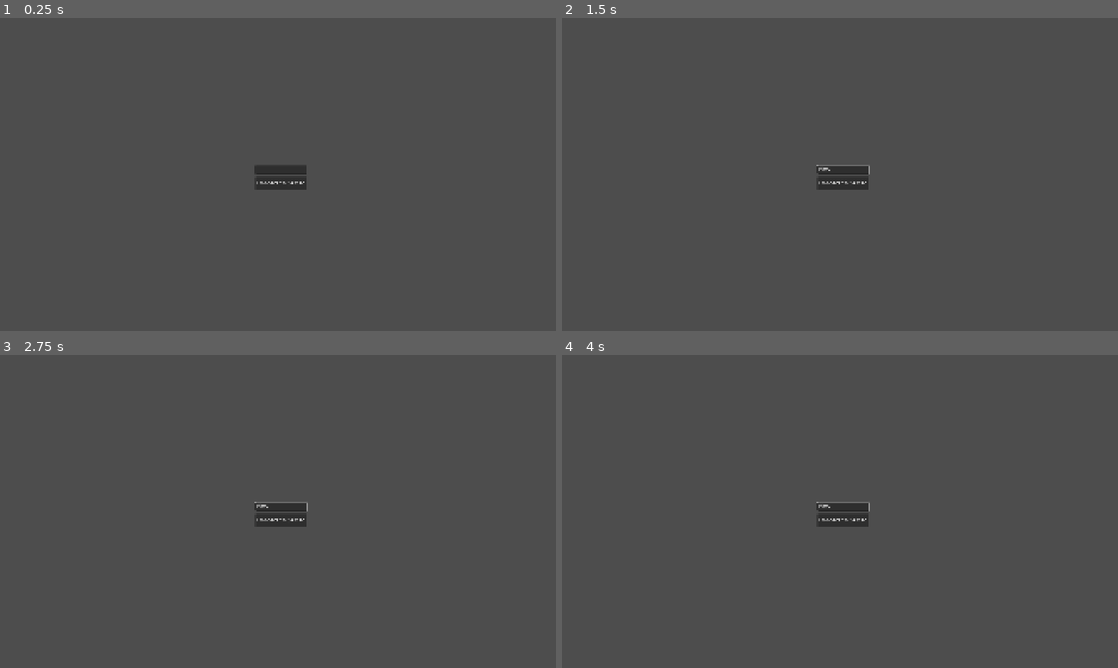
Above: before the commit, frames 1-4 (two rows, left to right).
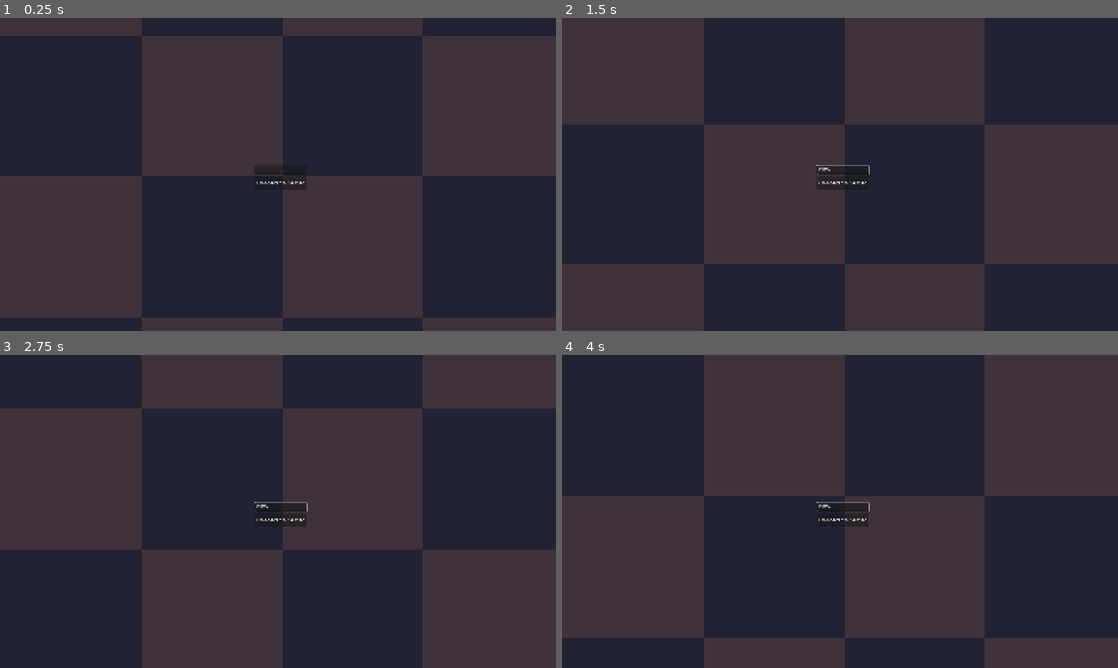
Above: after the commit, the same moments.

Repository: Leikode/go-fish-diferenciado
Game: Godot game, scene res://ui/login/login.tscn
The game is run twice, just before and just after one commit, with the same random seed, the same clock (stepped at 60 frames per second) and the same inputs.
Inputs (mouse positions are in pixels of both pictures, inside the frame that each line leads up to):
- Up to frame 1 (0.25 s): no input
- Up to frame 2 (1.5 s): click (845, 168) at 0.52 s; type "Alex" at 0.6 s; move the mouse to (962, 158) at 1.27 s; click (962, 158) at 1.42 s
- Up to frame 3 (2.75 s): move the mouse to (166, 527) at 2.02 s; click (166, 527) at 2.17 s
- Up to frame 4 (4 s): move the mouse to (895, 442) at 2.77 s; click (895, 442) at 2.92 s; move the mouse to (812, 574) at 3.52 s; click (812, 574) at 3.67 s

The runs differ from the first frame. In frame 1, 99% of the frame differs, in the area x 0-100%, y 0-100%; in frame 2, 99%; in frame 3, 99%; in frame 4, 99%.

Commit message:
feat: add end game message and add background to login and lobby ui

Diff:
--- a/common/network/network_message_builder.gd
+++ b/common/network/network_message_builder.gd
@@ -27,3 +27,7 @@
 
 static func report_number_of_cards(from: int, number_of_cards: int, points: int) -> Dictionary:
 	return { "action": "number_of_cards", "from": from, "value": number_of_cards, "points": points, "to": "others" }
+
+
+static func end_game(winners: Array[String]) -> Dictionary:
+	return { "action": "end_game", "to": "all", "winners": winners }
--- a/entities/player/hand/render_hand_component.gd
+++ b/entities/player/hand/render_hand_component.gd
@@ -4,7 +4,6 @@
 @onready var cards_texture: Texture2D = preload("res://entities/cards/art/Pixel_Playing_Card_Set_updated.svg")
 @onready var card_shader: Shader = preload("res://entities/cards/art/card.gdshader")
 
-var _cards: Array[CardData] = []
 var _card_cache := { }
 
 @export var hand_curve: Curve
@@ -71,25 +70,21 @@
 
 
 func receive_cards(cards: Array[CardData], deck_manager: DeckManager) -> void:
-	_cards = cards
+	_parent.hand = cards
 	render_hand(deck_manager)
 
 
-func add_card(from: int, card: CardData, deck_manager: DeckManager) -> Array[CardData]:
-	_cards.append(card)
-
-	return _cards
+func add_card(from: int, card: CardData, deck_manager: DeckManager) -> void:
+	_parent.hand.append(card)
 
 
-func remove_card(from: int, card: CardData, deck_manager: DeckManager) -> Array[CardData]:
-	_cards = _cards.filter(func(c): return c.to_key() != card.to_key())
-
-	return _cards
+func remove_card(from: int, card: CardData, deck_manager: DeckManager) -> void:
+	_parent.hand = _parent.hand.filter(func(c): return c.to_key() != card.to_key())
 
 
 func update_hand(cards: Array[CardData], deck_manager: DeckManager) -> void:
-	_cards = cards
-	_cards.sort_custom(func(a, b): return a.number < b.number)
+	_parent.hand = cards
+	_parent.hand.sort_custom(func(a, b): return a.number < b.number)
 	render_hand(deck_manager)
 
 
@@ -98,7 +93,7 @@
 		child.queue_free()
 
 	var card_size: Vector2i = deck_manager.get_card_size()
-	var count: int = _cards.size()
+	var count: int = _parent.hand.size()
 
 	hand_width = (count * card_size.x * GameConstants.SCALE_MULTIPLIER) + ((count - 1.) * x_sep)
 
@@ -112,7 +107,7 @@
 	var new_side_offset: float = ((viewport_size.x - hand_width + (card_size.x * GameConstants.SCALE_MULTIPLIER)) / 2.)
 
 	for i in count:
-		var card: CardData = _cards[i]
+		var card: CardData = _parent.hand[i]
 		var rect_origin: Vector2i = deck_manager.get_rect_for(card)
 		var region: Rect2 = Rect2(rect_origin, card_size)
 
--- a/entities/player/player_manager.gd
+++ b/entities/player/player_manager.gd
@@ -9,6 +9,8 @@
 @onready var inspect_hand_component: InspectHandComponent = %InspectHandComponent
 @onready var player_hand: PlayerHand = %PlayerHand
 
+var hand: Array[CardData] = []
+
 
 func _ready() -> void:
 	render_hand_component.setup(self)
@@ -17,11 +19,11 @@
 
 
 func receive_cards(cards: Array[CardData], deck_manager: DeckManager) -> void:
-	cards = _check_for_points(cards)
-	render_hand_component.receive_cards(cards, deck_manager)
+	var result: Array[CardData] = _check_for_points(cards)
+	render_hand_component.receive_cards(result, deck_manager)
 	player_hand.reset_signals()
 	NetworkManager.send(
-		NetworkMessageBuilder.report_number_of_cards(GameState.local_player_id, cards.size(), points),
+		NetworkMessageBuilder.report_number_of_cards(GameState.local_player_id, hand.size(), points),
 	)
 
 
@@ -46,8 +48,8 @@
 
 
 func add_card(from: int, card: CardData, deck_manager: DeckManager) -> void:
-	var cards: Array[CardData] = render_hand_component.add_card(from, card, deck_manager)
-	var result: Array[CardData] = _check_for_points(cards)
+	render_hand_component.add_card(from, card, deck_manager)
+	var result: Array[CardData] = _check_for_points(hand)
 	render_hand_component.update_hand(result, deck_manager)
 	NetworkManager.send(
 		NetworkMessageBuilder.report_number_of_cards(GameState.local_player_id, result.size(), points),
@@ -55,10 +57,10 @@
 
 
 func remove_card(from: int, card: CardData, deck_manager: DeckManager) -> void:
-	var cards: Array[CardData] = render_hand_component.remove_card(from, card, deck_manager)
-	render_hand_component.update_hand(cards, deck_manager)
+	render_hand_component.remove_card(from, card, deck_manager)
+	render_hand_component.update_hand(hand, deck_manager)
 	NetworkManager.send(
-		NetworkMessageBuilder.report_number_of_cards(GameState.local_player_id, cards.size(), points),
+		NetworkMessageBuilder.report_number_of_cards(GameState.local_player_id, hand.size(), points),
 	)
 
 
--- a/project.godot
+++ b/project.godot
@@ -25,7 +25,7 @@
 
 window/size/viewport_width=1920
 window/size/viewport_height=1080
-window/size/mode=2
+window/size/mode=3
 window/stretch/mode="canvas_items"
 
 [physics]
--- a/ui/board/board_manager.gd
+++ b/ui/board/board_manager.gd
@@ -126,6 +126,10 @@
 				msg.get("card"),
 				msg.get("accepted"),
 			)
+		"end_game":
+			_handle_end_game(
+				msg.get("winners", []),
+			)
 
 
 func _handle_start_hand(hand_keys: Array) -> void:
@@ -148,6 +152,24 @@
 	opponent.display_number_of_cards(
 		player_id_to_direction[(GameState.local_player_id - opponent_id + 4) % 4],
 	)
+
+	if GameState.is_host():
+		var total_number_of_cards: int = _local_player.hand.size()
+		var max_points: int = _local_player.points
+		var winners: Array[String] = [_local_player.player_name]
+		for opponent_node in _opponents.values():
+			if opponent_node.points > max_points:
+				winners.clear()
+				max_points = opponent_node.points
+				winners.append(opponent_node.opponent_name)
+			elif opponent_node.points == max_points:
+				winners.append(opponent_node.opponent_name)
+			total_number_of_cards += opponent_node.number_of_cards
+
+		if total_number_of_cards == 0:
+			NetworkManager.send(
+				NetworkMessageBuilder.end_game(winners),
+			)
 
 
 func _set_board_shader_direction(current_player_id: int):
@@ -246,6 +268,14 @@
 			render_game_state_manager.show_buyed_card(parsed_card, from_name, to_name, player_in_turn)
 
 
+func _handle_end_game(winners: Array) -> void:
+	render_game_state_manager.show_end_game(winners)
+
+	await get_tree().create_timer(5.5).timeout
+
+	get_tree().change_scene_to_file("res://ui/login/login.tscn")
+
+
 func _on_player_left(player_id: int, _name: String) -> void:
 	get_tree().change_scene_to_file("res://ui/login/login.tscn")
 
--- a/ui/board/game_state/render_game_state_manager.gd
+++ b/ui/board/game_state/render_game_state_manager.gd
@@ -4,6 +4,7 @@
 @export var from_label: Label
 @export var to_label: Label
 @export var player_turn: Label
+@export var end_game_label: Label
 
 @onready var cards_texture: Texture2D = preload("res://entities/cards/art/Pixel_Playing_Card_Set_updated.svg")
 @onready var card_shader: Shader = preload("res://entities/cards/art/card.gdshader")
@@ -18,6 +19,7 @@
 	from_label.text = ""
 	to_label.text = ""
 	player_turn.text = ""
+	end_game_label.text = ""
 	parent = board_manager
 	deck_manager = parent.deck_manager
 	viewport_size = get_viewport().get_visible_rect().size
@@ -59,6 +61,18 @@
 	from_label.text = ""
 
 
+func show_end_game(winners: Array) -> void:
+	for child in get_children():
+		if child.name != end_game_label.name:
+			child.queue_free()
+
+	var end_game_message: String = "Vencedor(es):\n"
+	for winner in winners:
+		end_game_message += "%s\n" % winner
+
+	end_game_label.text = end_game_message
+
+
 func _animate_buy_card(card: CardData, name_from: String, name_to: String, player_in_turn: int) -> void:
 	var sprite_size: Vector2i = deck_manager.get_card_size()
 	var rect_origin: Vector2i = deck_manager.get_rect_for(card)
@@ -85,10 +99,12 @@
 
 	await get_tree().create_timer(1.5).timeout
 
-	from_label.text = ""
-	to_label.text = ""
-
-	sprite.queue_free()
+	if !from_label.is_queued_for_deletion():
+		from_label.text = ""
+	if !to_label.is_queued_for_deletion():
+		to_label.text = ""
+	if !sprite.is_queued_for_deletion():
+		sprite.queue_free()
 
 	if player_in_turn == GameState.local_player_id:
 		parent.activate_selection.emit()
--- a/ui/board/game_state/render_game_state_manager.tscn
+++ b/ui/board/game_state/render_game_state_manager.tscn
@@ -3,7 +3,7 @@
 [ext_resource type="Script" uid="uid://8b23pciuaqad" path="res://ui/board/game_state/render_game_state_manager.gd" id="1_q1qwn"]
 [ext_resource type="Theme" uid="uid://djep1pu4ak2s7" path="res://common/fonts/game_font.tres" id="2_bxlmd"]
 
-[node name="RenderGameStateManager" type="Control" unique_id=1650256839 node_paths=PackedStringArray("from_label", "to_label", "player_turn")]
+[node name="RenderGameStateManager" type="Control" unique_id=1650256839 node_paths=PackedStringArray("from_label", "to_label", "player_turn", "end_game_label")]
 layout_mode = 3
 anchors_preset = 0
 offset_top = 200.0
@@ -12,6 +12,20 @@
 from_label = NodePath("From")
 to_label = NodePath("To")
 player_turn = NodePath("PlayerTurn")
+end_game_label = NodePath("EndGame")
+
+[node name="EndGame" type="Label" parent="." unique_id=1728857168]
+clip_contents = true
+custom_minimum_size = Vector2(96, 32)
+layout_mode = 0
+offset_left = 875.0
+offset_top = 282.0
+offset_right = 1045.0
+offset_bottom = 366.0
+theme = ExtResource("2_bxlmd")
+text = "Vencedor(es):"
+horizontal_alignment = 1
+text_overrun_behavior = 3
 
 [node name="From" type="Label" parent="." unique_id=382190532]
 clip_contents = true
--- a/ui/lobby/lobby.tscn
+++ b/ui/lobby/lobby.tscn
@@ -3,6 +3,7 @@
 [ext_resource type="Script" uid="uid://od2x4tpq5mx4" path="res://ui/lobby/lobby.gd" id="1_l4sf2"]
 [ext_resource type="Theme" uid="uid://djep1pu4ak2s7" path="res://common/fonts/game_font.tres" id="2_rdn6r"]
 [ext_resource type="FontFile" uid="uid://dcf7mnch1fl7w" path="res://common/fonts/PoLigon-Yqxvv.otf" id="3_8l8ni"]
+[ext_resource type="Shader" uid="uid://cofttgxyow0ua" path="res://ui/board/board_bg.gdshader" id="4_kamvt"]
 
 [sub_resource type="Theme" id="Theme_8l8ni"]
 default_font = ExtResource("3_8l8ni")
@@ -11,6 +12,14 @@
 [sub_resource type="Theme" id="Theme_kamvt"]
 default_font = ExtResource("3_8l8ni")
 default_font_size = 18
+
+[sub_resource type="ShaderMaterial" id="ShaderMaterial_qp8cv"]
+shader = ExtResource("4_kamvt")
+shader_parameter/first_color = Color(0.13042137, 0.13296095, 0.20294157, 1)
+shader_parameter/second_color = Color(0.25024596, 0.1980657, 0.23234391, 1)
+shader_parameter/square_size = 84.7690039790275
+shader_parameter/speed = 0.50000002375
+shader_parameter/direction = Vector2(0, 1)
 
 [node name="Lobby" type="Control" unique_id=562661937]
 layout_mode = 3
@@ -49,3 +58,17 @@
 offset_right = 1077.0
 offset_bottom = 664.0
 theme = SubResource("Theme_kamvt")
+
+[node name="CanvasLayer" type="CanvasLayer" parent="." unique_id=501988330]
+process_mode = 4
+layer = -1
+
+[node name="BoardBG" type="ColorRect" parent="CanvasLayer" unique_id=499600578]
+z_index = -2
+z_as_relative = false
+material = SubResource("ShaderMaterial_qp8cv")
+anchors_preset = 15
+anchor_right = 1.0
+anchor_bottom = 1.0
+grow_horizontal = 2
+grow_vertical = 2
--- a/ui/login/login.tscn
+++ b/ui/login/login.tscn
@@ -3,10 +3,19 @@
 [ext_resource type="Script" uid="uid://c0fcs062rfpv3" path="res://ui/login/login.gd" id="1_ntsjo"]
 [ext_resource type="Theme" uid="uid://djep1pu4ak2s7" path="res://common/fonts/game_font.tres" id="1_yg3i8"]
 [ext_resource type="FontFile" uid="uid://dcf7mnch1fl7w" path="res://common/fonts/PoLigon-Yqxvv.otf" id="3_j4qit"]
+[ext_resource type="Shader" uid="uid://cofttgxyow0ua" path="res://ui/board/board_bg.gdshader" id="4_54mff"]
 
 [sub_resource type="Theme" id="Theme_54mff"]
 default_font = ExtResource("3_j4qit")
 default_font_size = 21
+
+[sub_resource type="ShaderMaterial" id="ShaderMaterial_c4gh1"]
+shader = ExtResource("4_54mff")
+shader_parameter/first_color = Color(0.13042137, 0.13296095, 0.20294157, 1)
+shader_parameter/second_color = Color(0.25024596, 0.1980657, 0.23234391, 1)
+shader_parameter/square_size = 84.7690039790275
+shader_parameter/speed = 0.50000002375
+shader_parameter/direction = Vector2(0, 1)
 
 [node name="Login" type="Control" unique_id=493552888]
 layout_mode = 3
@@ -43,3 +52,17 @@
 theme = ExtResource("1_yg3i8")
 horizontal_alignment = 1
 vertical_alignment = 1
+
+[node name="CanvasLayer" type="CanvasLayer" parent="." unique_id=462337687]
+process_mode = 4
+layer = -1
+
+[node name="BoardBG" type="ColorRect" parent="CanvasLayer" unique_id=1352774952]
+z_index = -2
+z_as_relative = false
+material = SubResource("ShaderMaterial_c4gh1")
+anchors_preset = 15
+anchor_right = 1.0
+anchor_bottom = 1.0
+grow_horizontal = 2
+grow_vertical = 2
Not shown, changed: export_presets.cfg
